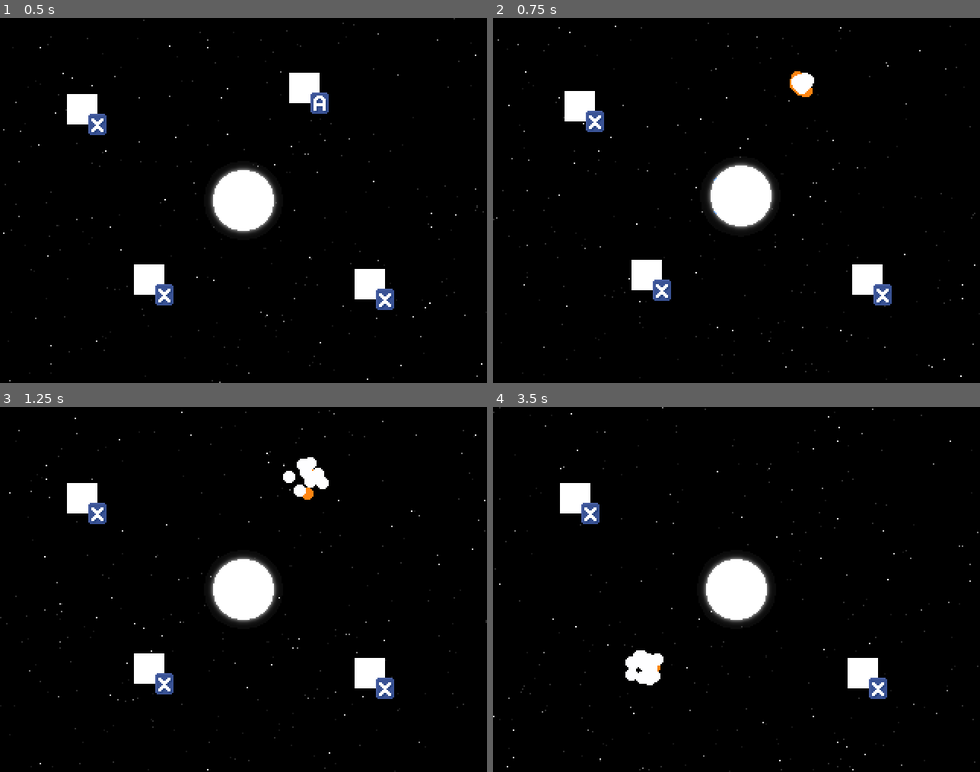
Above: before the commit, frames 1-4 (two rows, left to right).
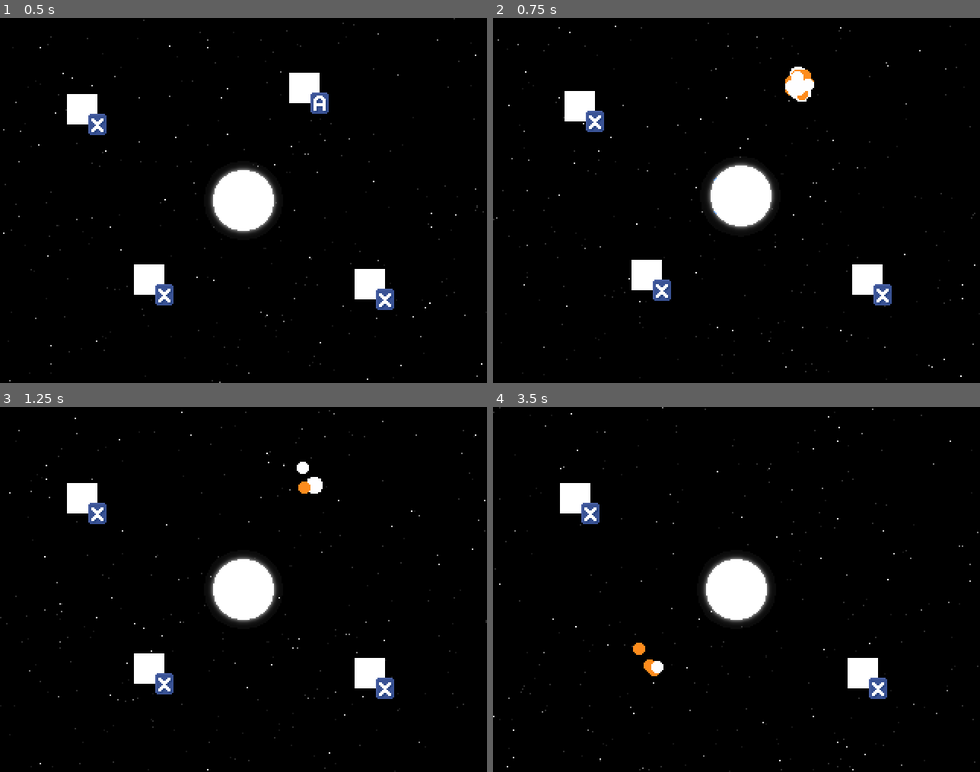
Above: after the commit, the same moments.

Repository: lethiandev/neutron-star
Game: Godot game, scene res://stages/gameplay/gameplay.tscn
Two runs of this game, one before a commit and one after it. Both use one fixed random seed, a clock stepped at 60 frames per second and the inputs below.
Inputs:
- Up to frame 1 (0.5 s): no input
- Up to frame 2 (0.75 s): tap A (action_a) at 0.6 s
- Up to frame 3 (1.25 s): no input
- Up to frame 4 (3.5 s): tap B (action_b) at 1.35 s; tap P (action_p) at 2.1 s; tap X (action_x) at 2.85 s

Frame 1 is identical in both runs. In frame 2, 0.3% of the frame differs, in the area x 60-66%, y 13-23%; in frame 3, 0.4%; in frame 4, 0.6%, in the area x 27-35%, y 64-77%.

Commit message:
Add new particle emitter for explosion effect

Diff:
--- a/src/units/effects/explosion.gd
+++ b/src/units/effects/explosion.gd
@@ -3,6 +3,7 @@
 func _ready() -> void:
 	$CPUParticles2D.emitting = true
 	$CPUParticles2D2.emitting = true
+	$CPUParticles2D3.emitting = true
 	_delay_destroy()
 
 func _delay_destroy() -> void:
--- a/src/units/effects/explosion.tscn
+++ b/src/units/effects/explosion.tscn
@@ -9,37 +9,57 @@
 
 [node name="CPUParticles2D" type="CPUParticles2D" parent="."]
 emitting = false
-amount = 12
+amount = 4
 lifetime = 0.6
 one_shot = true
 explosiveness = 0.8
 lifetime_randomness = 0.5
 texture = ExtResource( 2 )
-emission_shape = 2
-emission_rect_extents = Vector2( 4, 4 )
+emission_shape = 1
+emission_sphere_radius = 6.0
 spread = 180.0
 gravity = Vector2( 0, 0 )
-initial_velocity = 15.0
+initial_velocity = 16.0
 initial_velocity_random = 0.5
-color = Color( 1, 0.52549, 0.0666667, 1 )
+scale_amount = 1.5
+scale_amount_random = 0.25
 __meta__ = {
 "_editor_description_": ""
 }
 
 [node name="CPUParticles2D2" type="CPUParticles2D" parent="."]
 emitting = false
-amount = 15
-lifetime = 0.8
+lifetime = 0.6
 one_shot = true
 explosiveness = 0.8
 lifetime_randomness = 0.5
 texture = ExtResource( 2 )
-emission_shape = 2
-emission_rect_extents = Vector2( 4, 4 )
+emission_shape = 1
+emission_sphere_radius = 6.0
 spread = 180.0
 gravity = Vector2( 0, 0 )
-initial_velocity = 20.0
+initial_velocity = 16.0
 initial_velocity_random = 0.5
+scale_amount_random = 0.2
+color = Color( 1, 0.552941, 0.117647, 1 )
+__meta__ = {
+"_editor_description_": ""
+}
+
+[node name="CPUParticles2D3" type="CPUParticles2D" parent="."]
+emitting = false
+lifetime = 0.6
+one_shot = true
+explosiveness = 0.8
+lifetime_randomness = 0.5
+texture = ExtResource( 2 )
+emission_shape = 1
+emission_sphere_radius = 6.0
+spread = 180.0
+gravity = Vector2( 0, 0 )
+initial_velocity = 18.0
+initial_velocity_random = 0.5
+scale_amount_random = 0.5
 __meta__ = {
 "_editor_description_": ""
 }
